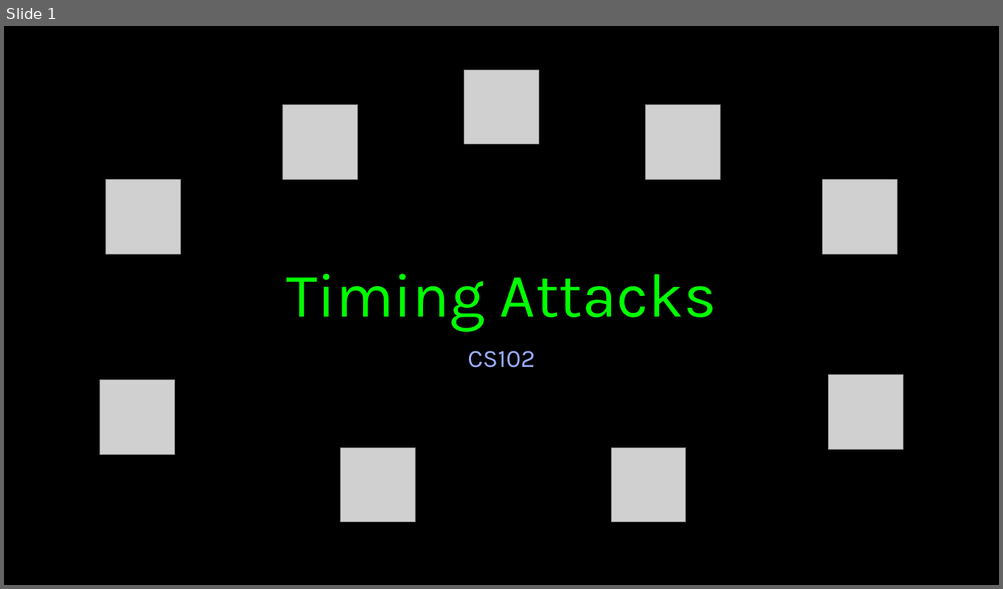
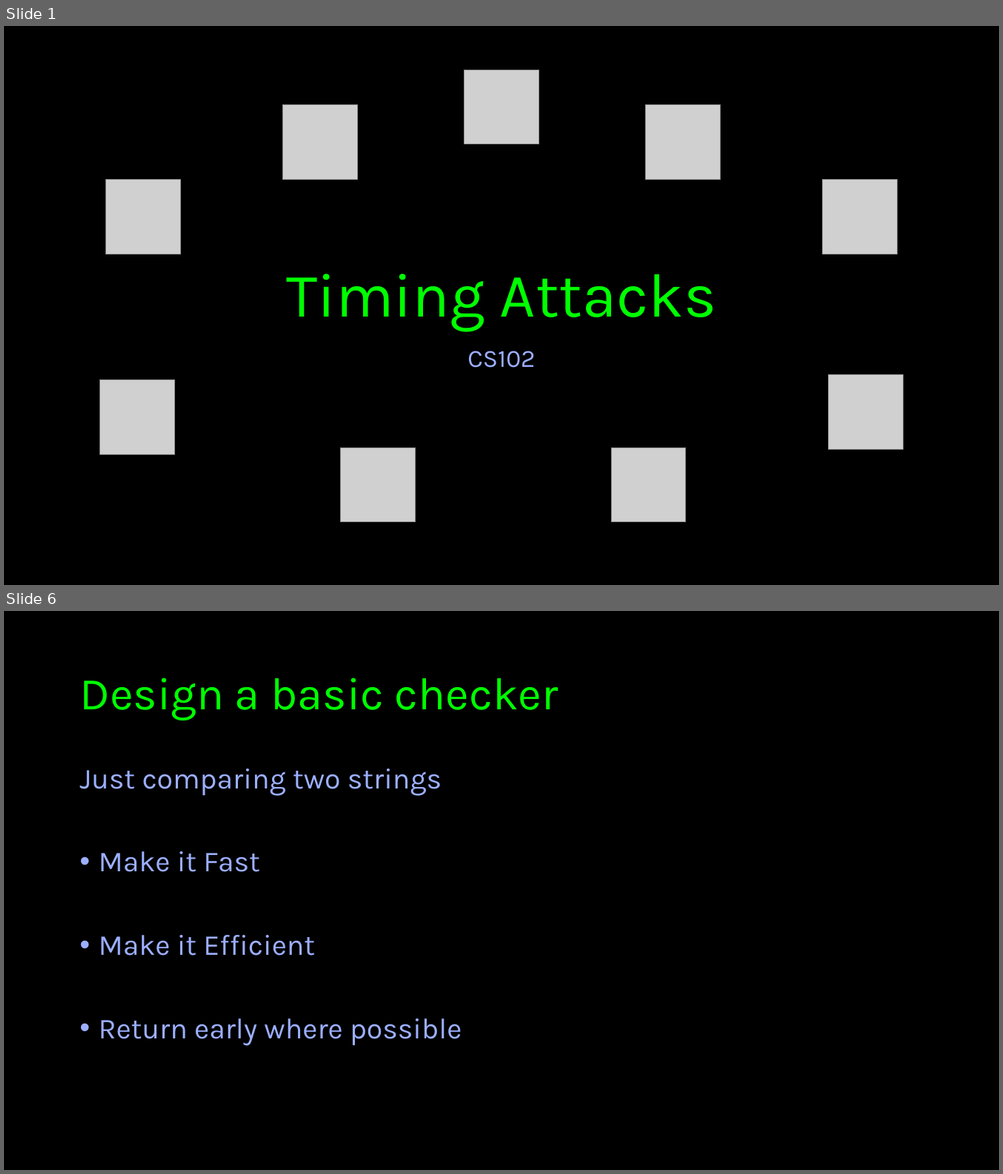
Before and after one commit to imperialcybersoc/cs102-timing_attacks, a slide deck: cs102-timing_attacks.pptx. Shown one above the other, each under a label of ours: slide 1 before the commit, slides 1 and 6 after it; the slides between them are not shown. The pictures are 1003x589 and 1003x1174 pixels, drawn with LibreOffice and Linux fonts; fonts in the diff are those of the drawing; grey boxes stand for pictures; background and template pictures are left out. Boxes give left, top, right and bottom in pixels: in the first picture for what was removed or moved away, otherwise in the second. Text is boxed around its words. In the diff, an @@ line names an element or a change of style, - is before the commit and + after.

```diff
--- a/cs102-timing_attacks.pptx
+++ b/cs102-timing_attacks.pptx
@@ slide 6 added at <box>4,611,999,1170</box>, background #000000 @@
@@ title added at <box>79,678,558,721</box>, 44 pt, text #00FF00 @@
+Design a basic checker
@@ text added at <box>79,769,461,1046</box>, 28 pt, text #9CAFFF @@
+Just comparing two strings
+• Make it Fast
+• Make it Efficient
+• Return early where possible
```
Also in this commit, not shown: 21 other slides added, 2 slides removed.
